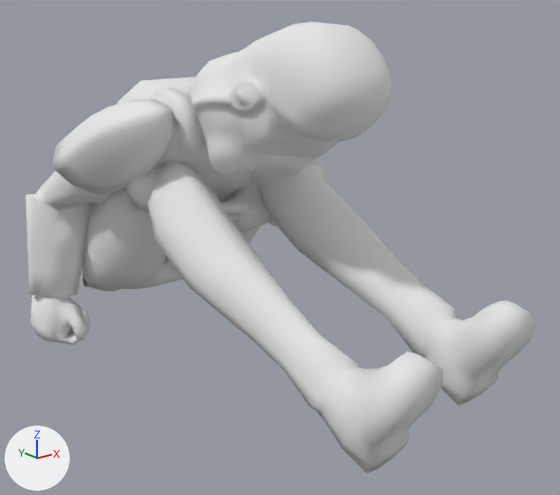
Renders of the OBJ model Resource/Models/Move_000257.obj from each side of a commit.
The view is the same before and after, from a 50 mm lens placed at (-1.82, -3.15, 1.14), pointed at (0.09, -0.76, 0.18). The axes (+X, +Y, +Z) are drawn at lower left. The lights are the same throughout. Where no turn or scale is listed for an object, it has been applied to the vertices.

Objects in the first picture: 'Stormtrooper.001_Stormtrooper'.
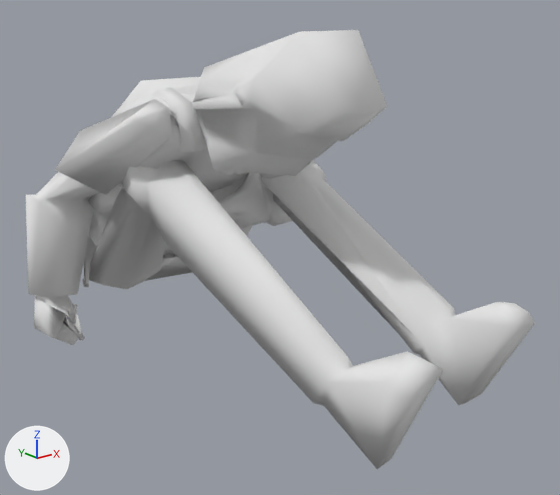
The change in detail:
me_stormtrooper_001_stormtrooper is used by ob_stormtrooper_001_stormtrooper; location (0.0, 0.0, 0.0).
me_stormtrooper_001_stormtrooper had 3275 vertices, 6518 faces and spanned x -0.64..0.73, y -1.84..0.52, z -0.37..1.08.
me_stormtrooper_001_stormtrooper now has 887 vertices, 1750 faces and spans x -0.64..0.73, y -1.84..0.52, z -0.37..1.06.
me_stormtrooper_001_stormtrooper part 1: 2388 vertices removed from x -0.63..0.72, y -1.82..0.52, z -0.37..1.08.

Changed parts and their boxes (x1, y1, x2, y2) in the pictures (560 x 495 px):
'Stormtrooper.001_Stormtrooper', reshaped: before (26, 22, 535, 473); after (26, 30, 535, 469)
part 1 of me_stormtrooper_001_stormtrooper, deleted: before (26, 22, 535, 473)
